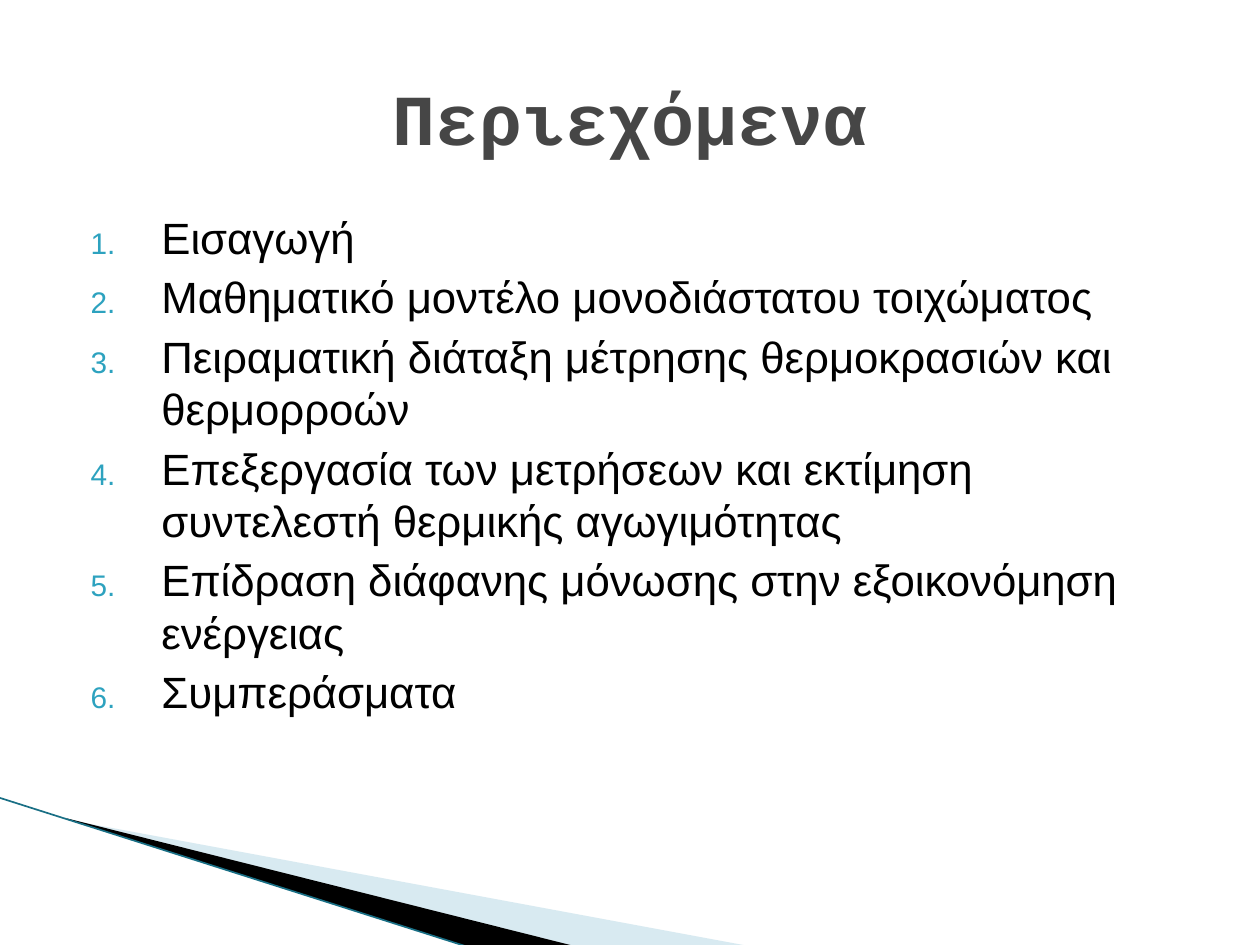
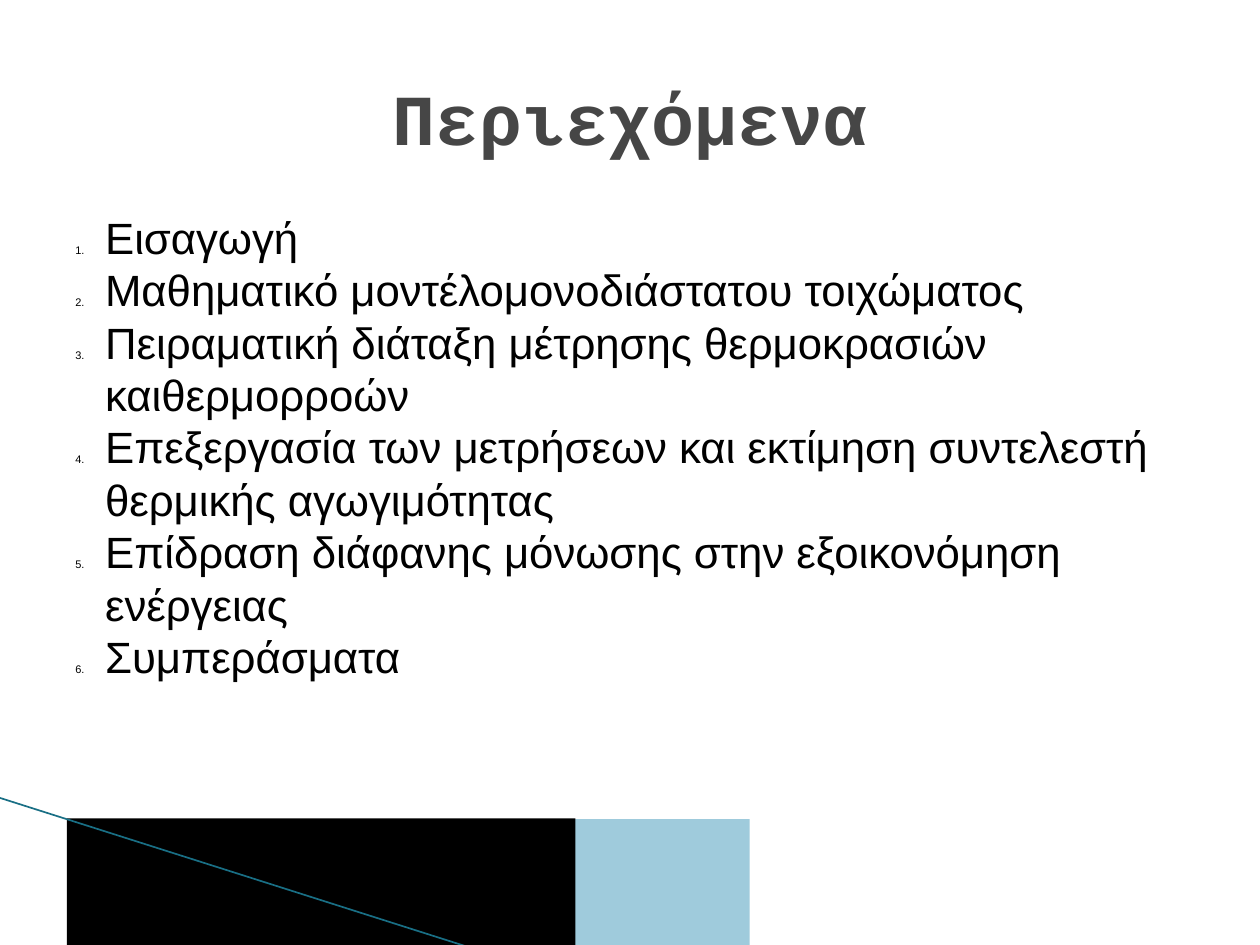
Before and after one commit to DeathNex/bark_GUI, a slide deck: slide 2 of Thesis Documents/Info on bark (chapter 2)/(2) Παρουσίαση πτυχιακής.pptx. Drawn at 1260x945 pixels with LibreOffice and Linux fonts; fonts in the diff are those of the drawing; background and template pictures are left out. Boxes give left, top, right and bottom in pixels: in the first picture for what was removed or moved away, otherwise in the second. Text is boxed around its words. In the diff, an @@ line names an element or a change of style, - is before the commit and + after.

```diff
--- a/Thesis Documents/Info on bark (chapter 2)/(2) Παρουσίαση πτυχιακής.pptx
+++ b/Thesis Documents/Info on bark (chapter 2)/(2) Παρουσίαση πτυχιακής.pptx
@@ text at [105,221,1148,682]: indent changed; less space between paragraphs @@
@@ text at [105,273,1024,420]: text changed @@
-2. Μαθηματικό μοντέλο μονοδιάστατου τοιχώματος
-3. Πειραματική διάταξη μέτρησης θερμοκρασιών και θερμορροών
+2. Μαθηματικό μοντέλομονοδιάστατου τοιχώματος
+3. Πειραματική διάταξη μέτρησης θερμοκρασιών καιθερμορροών
@@ line (0, 798) - (467, 945): stroke #97C5D8 0.95 pt to #196F85 0.96 pt @@
@@ freeform shape removed at [67,818,576,945] @@
@@ rectangle added at [67,818,576,945], fill #000000 @@
@@ freeform shape removed at [69,819,750,945] @@
@@ rectangle added at [69,819,750,945], fill #9FCBDC @@
```
Also in this commit, not shown: 33 other slides changed, 53 other files.
